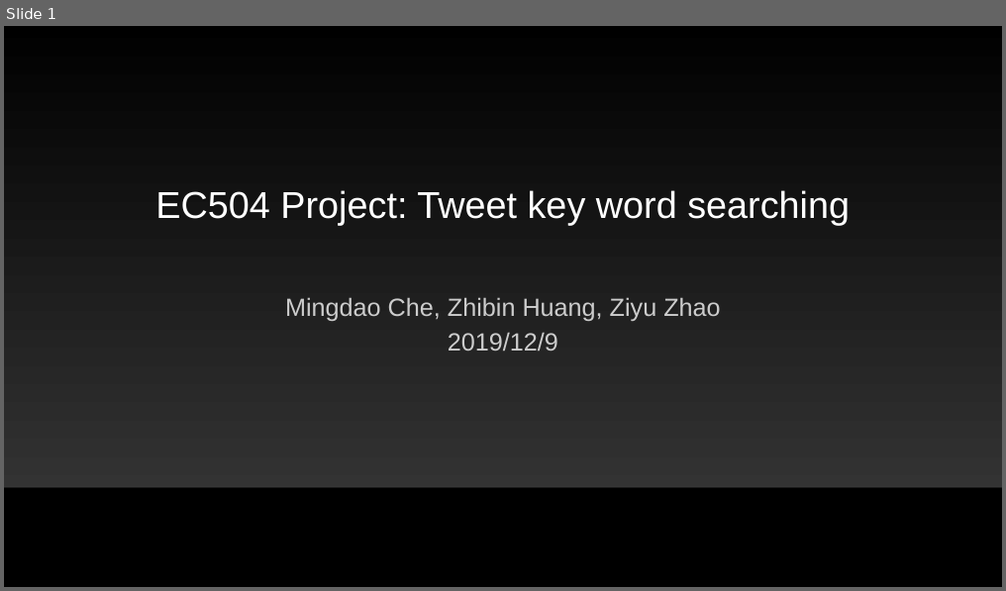
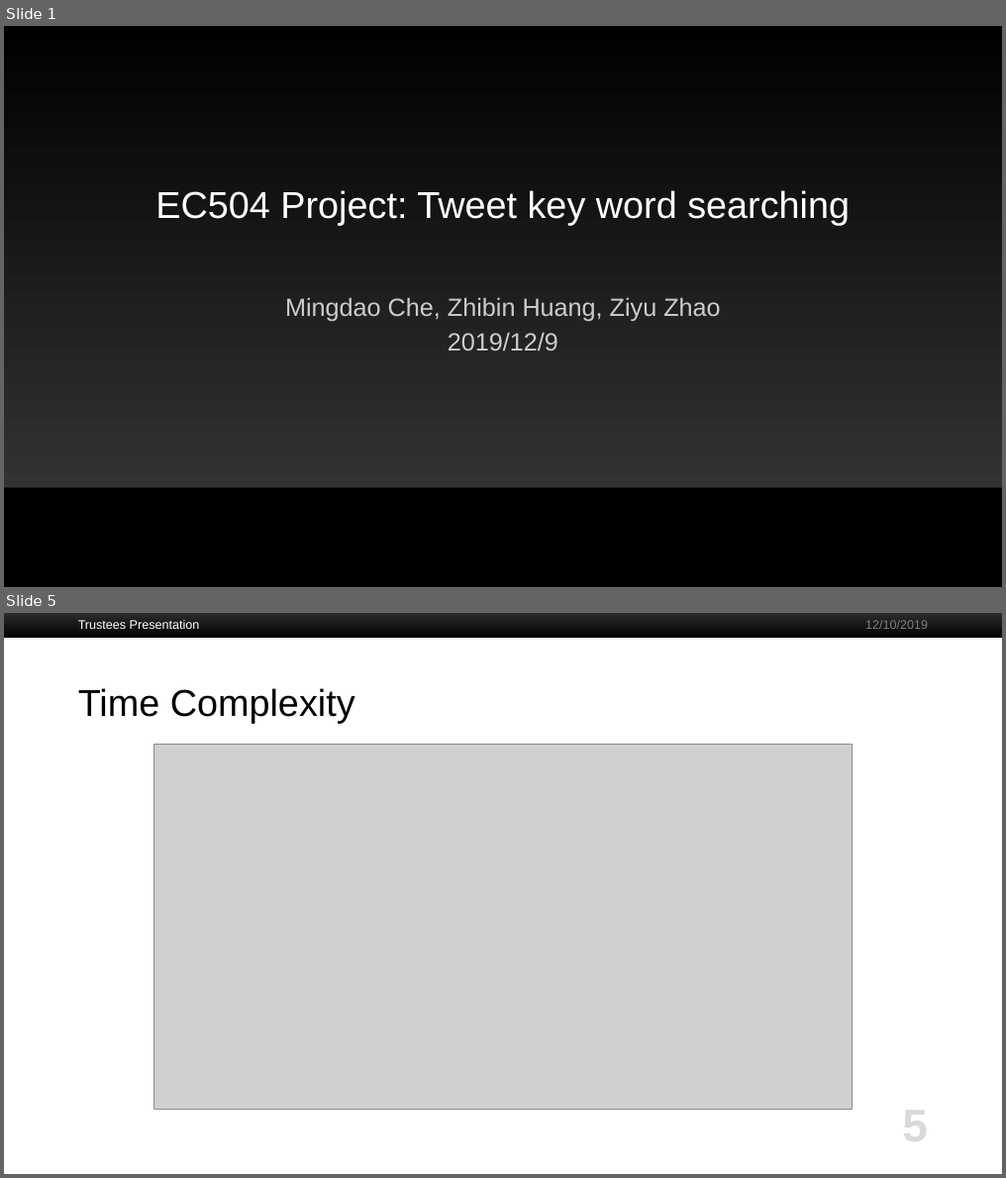
Before and after one commit to mdche001/EC504_Twitter_Keyword_Search, a slide deck: EC504_pre.pptx. Shown one above the other, each under a label of ours: slide 1 before the commit, slides 1 and 5 after it; the slides between them are not shown. The pictures are 1006x591 and 1006x1178 pixels, drawn with LibreOffice and Linux fonts; fonts in the diff are those of the drawing; grey boxes stand for pictures; background and template pictures are left out. Boxes give left, top, right and bottom in pixels: in the first picture for what was removed or moved away, otherwise in the second. Text is boxed around its words. In the diff, an @@ line names an element or a change of style, - is before the commit and + after.

```diff
--- a/EC504_pre.pptx
+++ b/EC504_pre.pptx
@@ slide 5 added at box(4, 613, 1002, 1174), background #FFFFFF @@
@@ rectangle added at box(4, 613, 1002, 638), fill gradient #333333 to #000000 @@
@@ text added at box(78, 620, 200, 629), 12 pt, text #FFFFFF @@
+Trustees Presentation
@@ text added at box(865, 620, 928, 629), 12 pt, text #808080 @@
+12/10/2019
@@ title added at box(78, 688, 355, 723), 36 pt, text #000000 @@
+Time Complexity
@@ text added at box(124, 744, 335, 757), 12 pt, text #FFFFFF @@
+Boston University Slideshow Title Goes Here
@@ picture added at box(153, 745, 852, 1109) @@
@@ page number added at box(902, 1101, 928, 1153), 44 pt, text #D9D9D9, bold @@
+5
```
Also in this commit, not shown: 5 slides changed, 1 other slide added, 1 slide removed, 6 other files.
